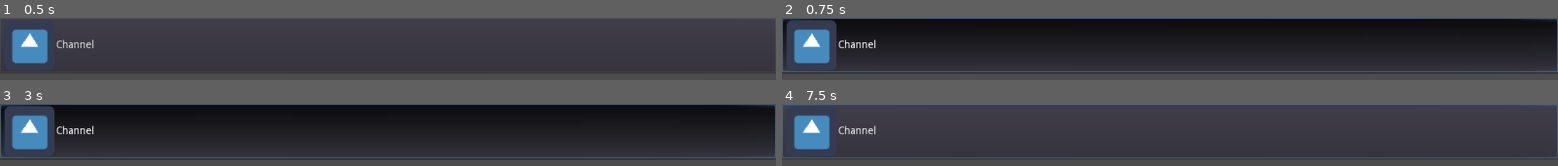
Above: before the commit, frames 1-4 (two rows, left to right).
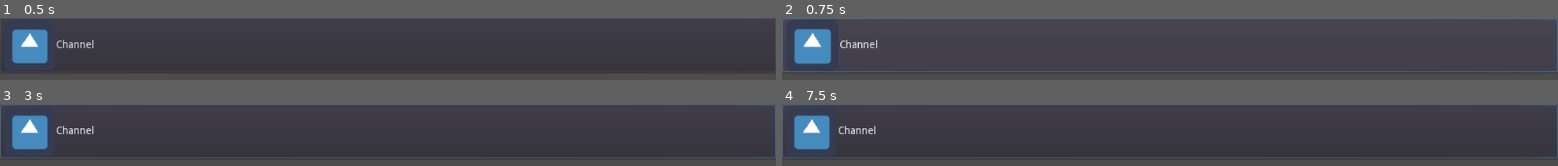
Above: after the commit, the same moments.

Repository: INdIEDeV016/Nichi-Discord-Bot
Game: Godot game, scene res://Scenes/Server/channel_button.tscn
Two runs of this game, one before a commit and one after it. Both use one fixed random seed, a clock stepped at 60 frames per second and the inputs below. This scene is started directly instead of the project's main scene. The engine's default icon, where the game draws it, is replaced by a stand-in: a white triangle on a blue panel in a dark square.
Inputs (mouse positions are in pixels of both pictures, inside the frame that each line leads up to):
- Up to frame 1 (0.5 s): no input
- Up to frame 2 (0.75 s): click "Channel" at 0.5 s
- Up to frame 3 (3 s): click "Channel" at 1.25 s; click "Channel" at 2 s; tap Enter at 2.75, 2.85 s; move the mouse to (outside the picture) at 2.77 s; click (outside the picture) at 2.92 s
- Up to frame 4 (7.5 s): tap Space at 3.5, 5, 6.5 s; move the mouse to (outside the picture) at 3.52 s; tap Enter at 3.6, 4.25, 4.35, 5.1, 5.75, 5.85, 6.6, 7.35 s; click (outside the picture) at 3.67 s; move the mouse to (outside the picture) at 4.27 s; click (outside the picture) at 4.42 s; move the mouse to (outside the picture) at 5.02 s; click (outside the picture) at 5.17 s; move the mouse to (outside the picture) at 5.77 s; click (outside the picture) at 5.92 s; move the mouse to (outside the picture) at 6.52 s; click (outside the picture) at 6.67 s; move the mouse to (outside the picture) at 7.27 s; click (outside the picture) at 7.42 s

Frame 1 is identical in both runs. In frame 2, 66% of the frame differs, in the area x 0-100%, y 1-80%; in frame 3, 49%; in frame 4, nothing differs.

Commit message:
Revert "Implement send and receive message"

Diff:
--- a/Main.gd
+++ b/Main.gd
@@ -10,7 +10,6 @@
 onready var console = $TabContainer/Console/TextEdit
 onready var server_nodes = $TabContainer/Servers
 
-var servers: Dictionary = {}
 
 func _ready() -> void:
 	bot_node.VERBOSE = true
@@ -75,7 +74,7 @@
 	var server = server_scene.instance()
 	server.guild = guild
 	server.bot = bot
-	servers[guild.id] = server
+
 	server_nodes.get_node("TabContainer").add_child(server)
 
 
@@ -87,7 +86,3 @@
 
 func _on_TabContainer_tab_changed(tab: int) -> void:
 	pass # Replace with function body.
-
-
-func _on_DiscordBot_message_create(bot, message, channel, guild):
-	servers[guild.id].message_recieved(message, channel)
--- a/Main.tscn
+++ b/Main.tscn
@@ -36,4 +36,3 @@
 [connection signal="event" from="DiscordBot" to="." method="_on_DiscordBot_event"]
 [connection signal="guild_create" from="DiscordBot" to="." method="_on_DiscordBot_guild_create"]
 [connection signal="interaction_create" from="DiscordBot" to="." method="_on_DiscordBot_interaction_create"]
-[connection signal="message_create" from="DiscordBot" to="." method="_on_DiscordBot_message_create"]
--- a/Scenes/Server/Server.gd
+++ b/Scenes/Server/Server.gd
@@ -3,63 +3,29 @@
 
 export var channel_button_scene = preload("res://Scenes/Server/channel_button.tscn")
 export var member_button_scene = preload("res://Scenes/Server/member_button.tscn")
-export var message_scene = preload("res://Scenes/Server/message.tscn")
 
 var guild: Guild
 var bot: DiscordBot
 
 onready var channels_container = $HBoxContainer/ChannelContainer/Channels
 onready var members_container = $HBoxContainer/MembersContainer/Members
-onready var messages_container = $HBoxContainer/VBoxContainer/MarginContainer/MessageContainer/Messages
 
-var current_channel: String
 
 func _ready() -> void:
 	name = guild.name
 
 	for channel in guild.channels:
 		var channel_button = channel_button_scene.instance()
-		channel_button.name = channel.id
+		channel_button.name = channel.name
 
 		if channel.type == 4:
 			channel_button.flat = true
 			channel_button.icon = null
 
 		channels_container.add_child(channel_button)
-		channel_button.text = channel.name
-	channels_container._reset()
 
 	for member in guild.members:
 		var member_button = member_button_scene.instance()
-		member_button.name = member["user"]["id"]
+		member_button.name = member["user"]["username"]
 
-		if member.has("nick") and member.nick:
-			member_button.text = member.nick
-		else:
-			member_button.text = member.user.username
-
-    members_container.add_child(member_button)
-
-
-func _on_Channels_button_toggled(button_pressed, button):
-	if guild.channels_dict.has(button.name) and button_pressed:
-		current_channel = guild.channels_dict[button.name].id
-		$HBoxContainer/VBoxContainer/DiscordEdit.placeholder.text = "Message #%s" % guild.channels_dict[button.name].name
-
-
-func _on_DiscordEdit_text_entered(text):
-	if text != "":
-		Channel.new(guild.channels_dict[current_channel]).send(bot, text)
-
-func message_recieved(message, channel):
-	if current_channel == channel.id:
-		var new_message = message_scene.instance()
-		var avatar = yield(message.author.get_display_avatar({"size": 128}), "completed")
-		new_message.avatar = Helpers.to_image_texture(Helpers.to_png_image(avatar))
-		new_message.content = message.content
-		new_message.author_name = message.author.username
-		var current_time = OS.get_datetime_from_unix_time(int(message.timestamp))
-		var time_zone = OS.get_time_zone_info()
-		print(time_zone)
-		new_message.time = "Today at {hour}:{minute}".format(OS.get_datetime_from_unix_time(int(message.timestamp)))
-		messages_container.add_child(new_message)
+		members_container.add_child(member_button)
--- a/Scenes/Server/Server.tscn
+++ b/Scenes/Server/Server.tscn
@@ -1,6 +1,5 @@
-[gd_scene load_steps=4 format=2]
+[gd_scene load_steps=3 format=2]
 
-[ext_resource path="res://Scenes/classes/ButtonContainer.gd" type="Script" id=1]
 [ext_resource path="res://DiscordEdit.tscn" type="PackedScene" id=2]
 [ext_resource path="res://Scenes/Server/Server.gd" type="Script" id=3]
 
@@ -41,13 +40,9 @@
 margin_bottom = 589.0
 size_flags_horizontal = 3
 size_flags_vertical = 3
-script = ExtResource( 1 )
 __meta__ = {
 "_edit_use_anchors_": false
 }
-toggle_mode = true
-default = 0
-null_is_allowed = false
 
 [node name="Label2" type="Label" parent="HBoxContainer/ChannelContainer/Channels"]
 margin_right = 236.0
@@ -67,29 +62,6 @@
 "_edit_use_anchors_": false
 }
 
-[node name="MarginContainer" type="MarginContainer" parent="HBoxContainer/VBoxContainer"]
-margin_right = 527.0
-margin_bottom = 551.0
-size_flags_horizontal = 3
-size_flags_vertical = 3
-custom_constants/margin_right = 5
-custom_constants/margin_top = 20
-custom_constants/margin_left = 5
-custom_constants/margin_bottom = 10
-
-[node name="MessageContainer" type="ScrollContainer" parent="HBoxContainer/VBoxContainer/MarginContainer"]
-margin_left = 5.0
-margin_top = 20.0
-margin_right = 522.0
-margin_bottom = 541.0
-size_flags_horizontal = 3
-size_flags_vertical = 3
-
-[node name="Messages" type="VBoxContainer" parent="HBoxContainer/VBoxContainer/MarginContainer/MessageContainer"]
-margin_right = 517.0
-size_flags_horizontal = 3
-size_flags_stretch_ratio = 1.1
-
 [node name="DiscordEdit" parent="HBoxContainer/VBoxContainer" instance=ExtResource( 2 )]
 anchor_top = 0.0
 anchor_right = 0.0
@@ -97,7 +69,6 @@
 margin_top = 555.0
 margin_right = 527.0
 margin_bottom = 589.0
-size_flags_vertical = 8
 
 [node name="MembersContainer" type="ScrollContainer" parent="HBoxContainer"]
 margin_left = 771.0
@@ -118,6 +89,3 @@
 text = "Members"
 align = 1
 valign = 1
-
-[connection signal="button_toggled" from="HBoxContainer/ChannelContainer/Channels" to="." method="_on_Channels_button_toggled"]
-[connection signal="text_entered" from="HBoxContainer/VBoxContainer/DiscordEdit" to="." method="_on_DiscordEdit_text_entered"]
--- a/Scenes/Server/channel_button.gd
+++ b/Scenes/Server/channel_button.gd
@@ -3,4 +3,3 @@
 
 func _ready() -> void:
 	text = name
-	toggle_mode = true
--- a/Scenes/Server/message.gd
+++ /dev/null
@@ -1,12 +0,0 @@
-extends MarginContainer
-
-var avatar: ImageTexture
-var author_name: String
-var content: String
-var time: String
-
-func _ready():
-	$HBoxContainer/MarginContainer/Avatar.texture = avatar
-	$HBoxContainer/VBoxContainer/MarginContainer/HBoxContainer/Name.text = author_name
-	$HBoxContainer/VBoxContainer/MarginContainer/HBoxContainer/Time.text = time
-	$HBoxContainer/VBoxContainer/MarginContainer2/Content.text = content
--- a/Scenes/Server/message.tscn
+++ /dev/null
@@ -1,77 +0,0 @@
-[gd_scene load_steps=3 format=2]
-
-[ext_resource path="res://Assets/logo.png" type="Texture" id=1]
-[ext_resource path="res://Scenes/Server/message.gd" type="Script" id=2]
-
-[node name="Control" type="MarginContainer"]
-anchor_right = 1.0
-anchor_bottom = 0.233333
-custom_constants/margin_top = 6
-custom_constants/margin_left = 6
-script = ExtResource( 2 )
-__meta__ = {
-"_edit_use_anchors_": true
-}
-
-[node name="HBoxContainer" type="HBoxContainer" parent="."]
-margin_left = 6.0
-margin_top = 6.0
-margin_right = 1024.0
-margin_bottom = 140.0
-
-[node name="MarginContainer" type="MarginContainer" parent="HBoxContainer"]
-margin_right = 48.0
-margin_bottom = 134.0
-custom_constants/margin_top = 4
-
-[node name="Avatar" type="TextureRect" parent="HBoxContainer/MarginContainer"]
-margin_top = 4.0
-margin_right = 48.0
-margin_bottom = 134.0
-rect_min_size = Vector2( 48, 48 )
-texture = ExtResource( 1 )
-expand = true
-stretch_mode = 5
-__meta__ = {
-"_edit_use_anchors_": false
-}
-
-[node name="VBoxContainer" type="VBoxContainer" parent="HBoxContainer"]
-margin_left = 52.0
-margin_right = 244.0
-margin_bottom = 134.0
-
-[node name="MarginContainer" type="MarginContainer" parent="HBoxContainer/VBoxContainer"]
-margin_right = 192.0
-margin_bottom = 23.0
-custom_constants/margin_top = 9
-
-[node name="HBoxContainer" type="HBoxContainer" parent="HBoxContainer/VBoxContainer/MarginContainer"]
-margin_top = 9.0
-margin_right = 192.0
-margin_bottom = 23.0
-custom_constants/separation = 14
-
-[node name="Name" type="Label" parent="HBoxContainer/VBoxContainer/MarginContainer/HBoxContainer"]
-margin_right = 65.0
-margin_bottom = 14.0
-text = "INdIE DeV"
-
-[node name="Time" type="Label" parent="HBoxContainer/VBoxContainer/MarginContainer/HBoxContainer"]
-margin_left = 79.0
-margin_right = 192.0
-margin_bottom = 14.0
-custom_colors/font_color = Color( 0.447059, 0.447059, 0.447059, 1 )
-text = "Today at 16:00PM"
-
-[node name="MarginContainer2" type="MarginContainer" parent="HBoxContainer/VBoxContainer"]
-margin_top = 27.0
-margin_right = 192.0
-margin_bottom = 45.0
-custom_constants/margin_top = 4
-
-[node name="Content" type="Label" parent="HBoxContainer/VBoxContainer/MarginContainer2"]
-margin_top = 4.0
-margin_right = 192.0
-margin_bottom = 18.0
-text = "Hello! How are you?"
--- a/Scenes/classes/ButtonContainer.gd
+++ /dev/null
@@ -1,121 +0,0 @@
-tool
-extends VBoxContainer
-class_name ButtonContainer
-
-signal button_pressed(button)
-signal button_toggled(button_pressed, button)
-
-var buttons = {}
-
-var _default = 0
-
-var default_button: Button = null
-var current_button: Button = null
-var _null_button_allowed = true
-
-var _toggle_mode = false
-
-func _ready():
-	for child in get_children():
-		if child is Button:
-			if _toggle_mode:
-				child.toggle_mode = _toggle_mode
-				child.connect("toggled", self, "_button_toggled", [child])
-			child.connect("pressed", self, "_button_pressed", [child])
-			buttons[child.name] = child
-
-	if _toggle_mode and buttons.values().size() != 0:
-		default_button = buttons.values()[_default]
-		default_button.pressed = true
-		current_button = default_button
-		return
-
-func _reset():
-	for child in get_children():
-		if child is Button:
-			if _toggle_mode:
-				child.toggle_mode = _toggle_mode
-				if !child.is_connected("toggled", self, "_button_toggled"):
-					child.connect("toggled", self, "_button_toggled", [child])
-			if !child.is_connected("pressed", self, "_button_pressed"):
-				child.connect("pressed", self, "_button_pressed", [child])
-			buttons[child.name] = child
-
-	if _toggle_mode:
-		default_button = buttons.values()[_default]
-		default_button.pressed = true
-		current_button = default_button
-
-func _button_pressed(button: Button):
-	if Engine.editor_hint:
-		return
-	emit_signal("button_pressed", button)
-
-func _button_toggled(button_pressed: bool, button: Button):
-	for child in buttons.values():
-		if child is Button:
-			if !button_pressed and current_button == button and !_null_button_allowed:
-				current_button.set_block_signals(true)
-				current_button.pressed = true
-				current_button.set_block_signals(false)
-
-			if button_pressed:
-				current_button = button
-				child.pressed = false
-				if current_button == child:
-					current_button.set_block_signals(true)
-					current_button.pressed = true
-					current_button.set_block_signals(false)
-
-	if Engine.editor_hint:
-		return
-	emit_signal("button_toggled", button_pressed, button)
-
-func _get_property_list() -> Array:
-	var properties = []
-	properties.append({
-			"name": "toggle_mode",
-			"type": TYPE_BOOL
-	})
-	if _toggle_mode:
-		properties.append({
-			"name": "default",
-			"type": TYPE_INT,
-			"hint": PROPERTY_HINT_ENUM,
-			"hint_string": dict2str(buttons)
-		})
-		properties.append({
-			"name": "null_is_allowed",
-			"type": TYPE_BOOL
-		})
-	return properties
-
-func dict2str(dict) -> String:
-	return PoolStringArray(dict.keys()).join(",")
-
-func _get(property: String):
-	match property:
-		"toggle_mode":
-			return _toggle_mode
-		"default":
-			return _default
-		"null_is_allowed":
-			return _null_button_allowed
-
-func _set(property: String, value) -> bool:
-	match property:
-		"toggle_mode":
-			_toggle_mode = value
-			property_list_changed_notify()
-			return true
-		"default":
-			_default = value
-			if is_inside_tree():
-				default_button = buttons.values()[_default]
-				default_button.pressed = true
-				_button_toggled(true, default_button)
-			return true
-		"null_is_allowed":
-			_null_button_allowed = value
-			return true
-	return false
--- a/project.godot
+++ b/project.godot
@@ -13,11 +13,6 @@
 "class": "BitField",
 "language": "GDScript",
 "path": "res://addons/discord_gd/classes/bit_field.gd"
-}, {
-"base": "VBoxContainer",
-"class": "ButtonContainer",
-"language": "GDScript",
-"path": "res://Scenes/classes/ButtonContainer.gd"
 }, {
 "base": "Reference",
 "class": "Channel",
@@ -91,7 +86,6 @@
 } ]
 _global_script_class_icons={
 "BitField": "",
-"ButtonContainer": "",
 "Channel": "",
 "DiscordBot": "",
 "DiscordEdit": "res://Assets/TextEdit.svg",
Not shown, changed: addons/discord_gd/classes/channel.gd
Not shown, changed: addons/discord_gd/classes/guild.gd
Not shown, changed: addons/discord_gd/discord.gd
